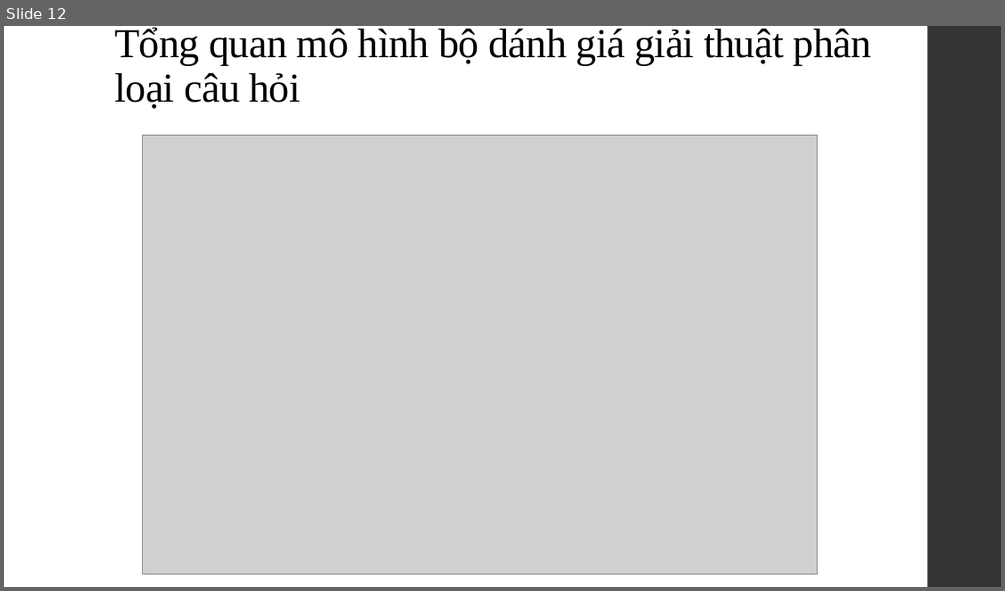
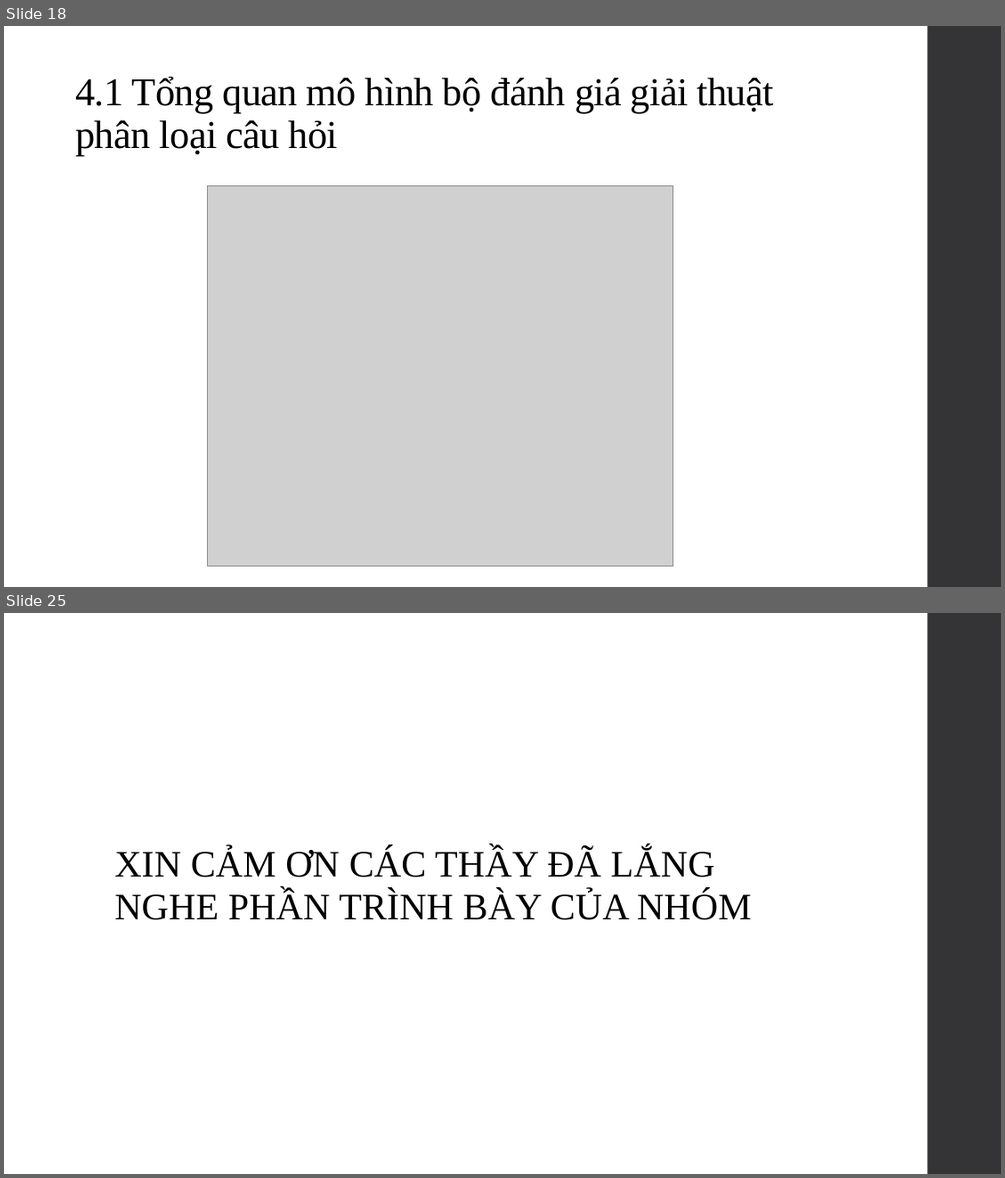
Before and after one commit to SaiGonSoftware/QA-Forum, a slide deck: Document/Baocao.pptx. Shown one above the other, each under a label of ours: slide 12 before the commit, slides 18 and 25 after it; the slides between them are not shown. The pictures are 1005x591 and 1005x1178 pixels, drawn with LibreOffice and Linux fonts; fonts in the diff are those of the drawing; grey boxes stand for pictures. Boxes give left, top, right and bottom in pixels: in the first picture for what was removed or moved away, otherwise in the second. Text is boxed around its words. In the diff, an @@ line names an element or a change of style, - is before the commit and + after.

```diff
--- a/Document/Baocao.pptx
+++ b/Document/Baocao.pptx
@@ slide 25 added at (4,613,1001,1174), background #FFFFFF; not listed: 1 template element that a slide beside it also shows @@
@@ text added at (114,848,752,920), 36 pt, text #000000 @@
+XIN CẢM ƠN CÁC THẦY ĐÃ LẮNG NGHE PHẦN TRÌNH BÀY CỦA NHÓM
@@ what was slide 12 is now slide 18 @@
@@ slide 18 changed as well @@
@@ title at (75,77,774,156): text changed; size 39.6 to 38 pt @@
-Tổng quan mô hình bộ dánh giá giải thuật phân loại câu hỏi
+4.1 Tổng quan mô hình bộ đánh giá giải thuật phân loại câu hỏi
@@ picture: place and size @@
-picture at (142,135,817,574)
+picture at (208,185,672,566)
```
Also in this commit, not shown: 9 other slides changed, 13 other slides added, 2 slides removed, 16 other files.
